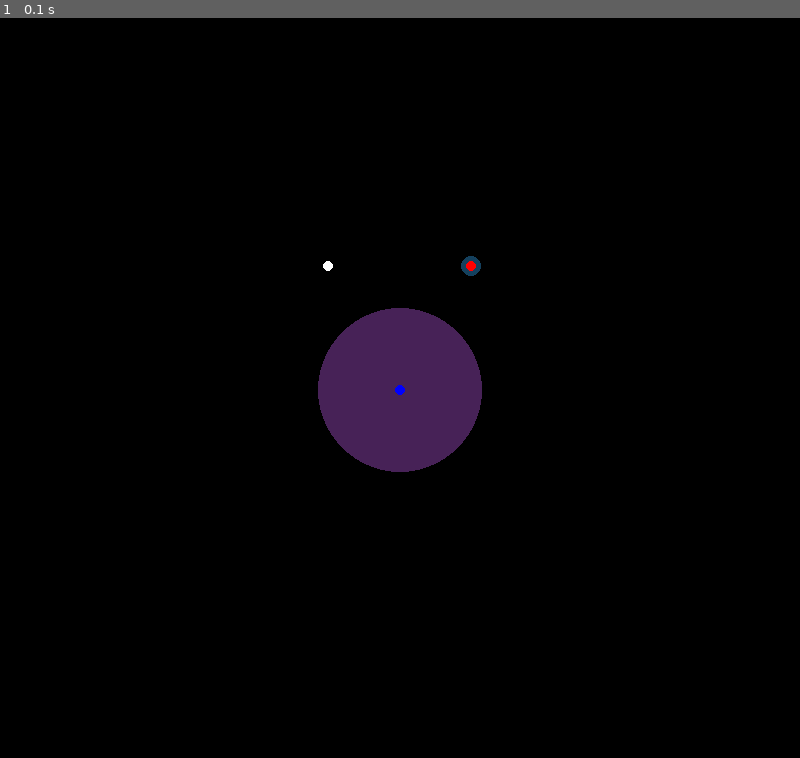
Above: before the commit, frame 1.
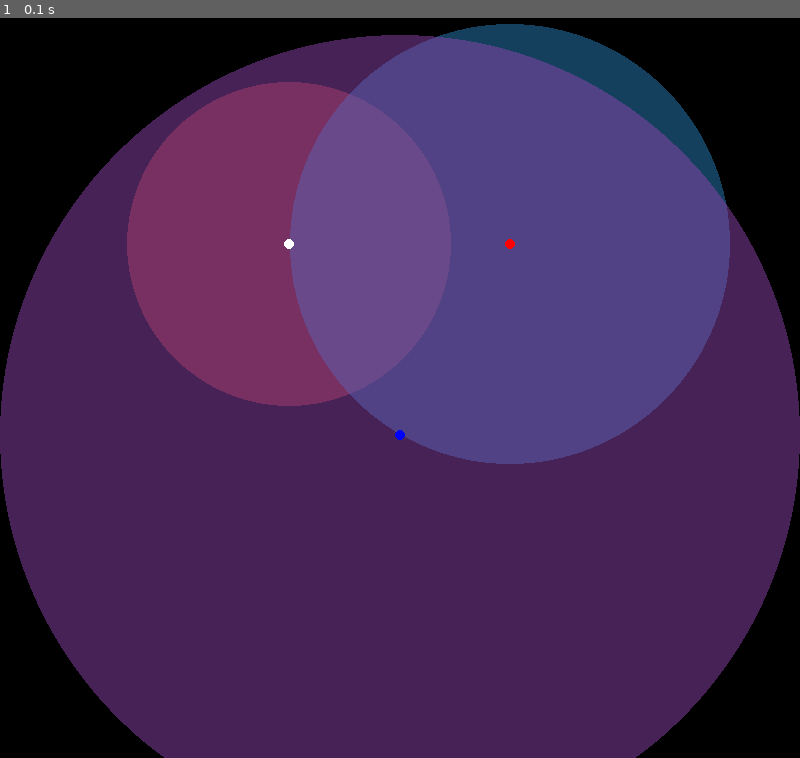
Above: after the commit, the same moment.

Repository: MinorOrg/MQTT-pi-subscriber
Game: pygame game, started from pygametest.py
Same seed, same stepped clock (60 frames per second), same inputs: the game is played once before the commit and once after it.
Inputs:
- Up to frame 1 (0.1 s): no input

The runs differ from the first frame. In frame 1, 82% of the frame differs, in the area x 0-100%, y 0-100%.

Commit message:
Fix the scaling

Diff:
--- a/display.py
+++ b/display.py
@@ -64,7 +64,7 @@
 def updatePixelPerDistance():
     global pixelPerDistance
     pixelPerDistance = calculateDistance(center[0], center[1], esp1pos[0], esp1pos[1]) / 2
-    pixelPerDistance *= scaleFactor
+    # pixelPerDistance *= scaleFactor
 
 def scale():
     print("Scaled!!")
@@ -92,6 +92,7 @@
     pygame.init()
     # Create the screen
     screen = pygame.display.set_mode(screenSize)
+    pygame.display.set_caption("WiFi Trilateration")
 
     global scaleFactor, pixelPerDistance, distanceFromESP1
     screen.fill(black)
@@ -140,8 +141,8 @@
     distanceFromESP2 = dis2
     distanceFromESP3 = dis3
 
-    maxDist = max(dis1, dis2, dis3)
+    maxDist = max(distanceFromESP1, distanceFromESP2, distanceFromESP3)
     scaleFactor = 2 / maxDist
-    # print(scaleFactor)
+    print(scaleFactor)
 
     display()
--- a/pygametest.py
+++ b/pygametest.py
@@ -87,4 +87,4 @@
 
     return (esp1_d, esp2_d, esp3_d)
 
-getdistances("0.22x3.3x3.38")
+getdistances("3.59x5.3x2.6")
